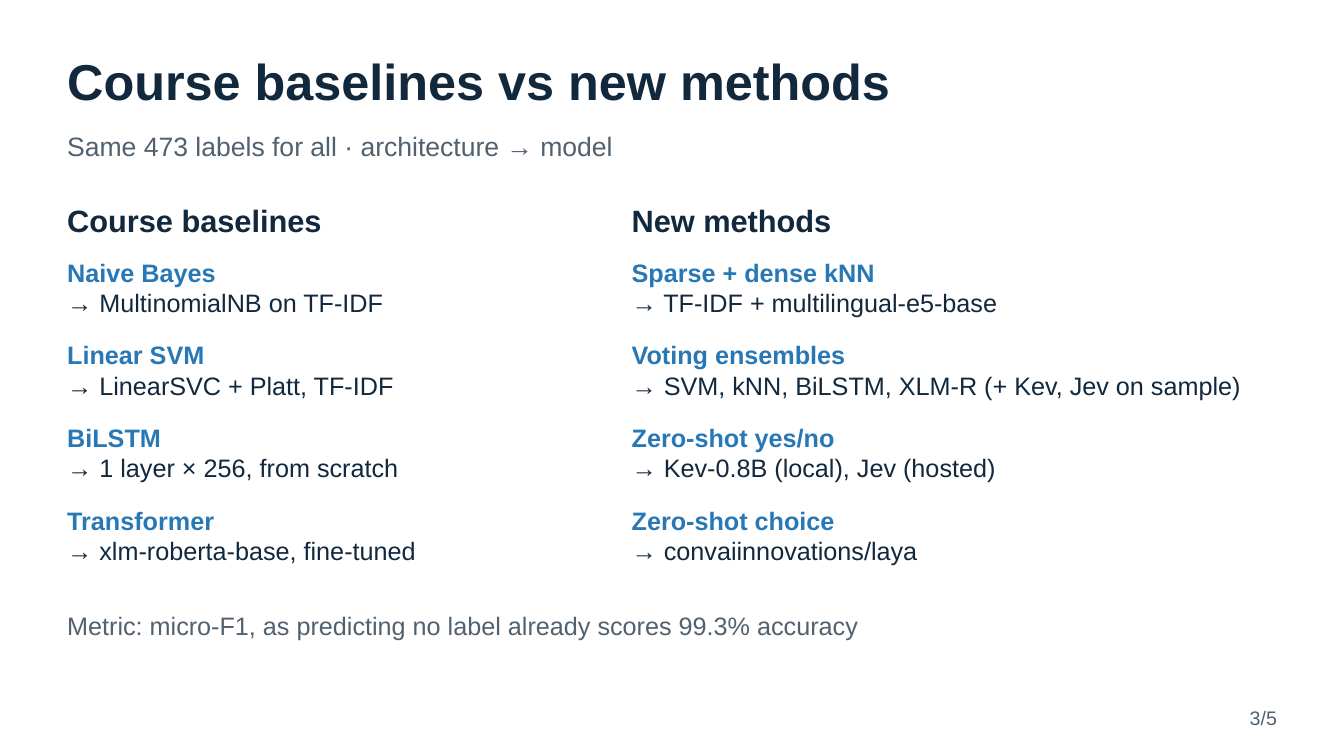
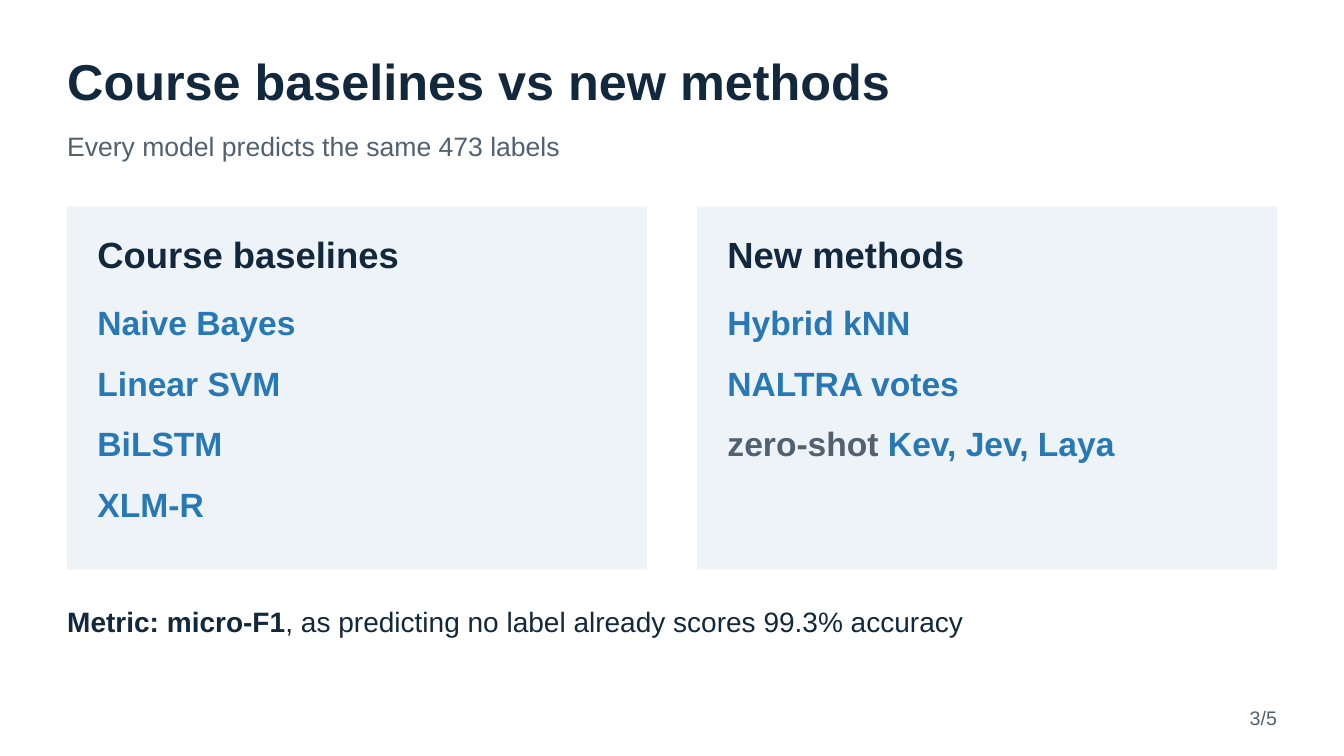
Before and after one commit to Rxd3/NALTRA, a slide deck: slide 3 of docs/presentation/NALTRA_final.pptx. Drawn at 1344x756 pixels with LibreOffice and Linux fonts; fonts in the diff are those of the drawing. Boxes give left, top, right and bottom in pixels: in the first picture for what was removed or moved away, otherwise in the second. Text is boxed around its words. In the diff, an @@ line names an element or a change of style, - is before the commit and + after.

```diff
--- a/docs/presentation/NALTRA_final.pptx
+++ b/docs/presentation/NALTRA_final.pptx
@@ text at <box>67,136,559,162</box>: text changed @@
-Same 473 labels for all · architecture → model
+Every model predicts the same 473 labels
@@ rectangle added at <box>68,207,647,570</box>, fill #EEF3F8 @@
@@ rectangle added at <box>698,207,1277,570</box>, fill #EEF3F8 @@
@@ text "Course baselines": place and size @@
-text "Course baselines" at <box>67,209,322,233</box>
+text "Course baselines" at <box>97,241,399,269</box>
@@ text "Course baselines" at <box>97,241,399,269</box>: size 22 to 26 pt @@
@@ text "New methods" at <box>727,241,964,269</box>: size 22 to 26 pt @@
@@ text "New methods": place and size @@
-text "New methods" at <box>632,209,831,233</box>
+text "New methods" at <box>727,241,964,269</box>
@@ text removed at <box>632,263,997,318</box> @@
-Sparse + dense kNN
-→ TF-IDF + multilingual-e5-base
@@ text at <box>99,293,383,313</box>: paragraph removed @@
-→ MultinomialNB on TF-IDF
@@ text "Naive Bayes" at <box>97,310,295,342</box>: size 18 to 24 pt @@
@@ text "Naive Bayes": place and size @@
-text "Naive Bayes" at <box>67,263,383,313</box>
+text "Naive Bayes" at <box>97,310,295,342</box>
@@ text added at <box>727,310,910,342</box>, 24 pt, text #2878B5, bold @@
+Hybrid kNN
@@ text removed at <box>632,345,1241,400</box> @@
-Voting ensembles
-→ SVM, kNN, BiLSTM, XLM-R (+ Kev, Jev on sample)
@@ text "Linear SVM": place and size @@
-text "Linear SVM" at <box>67,345,394,399</box>
+text "Linear SVM" at <box>97,371,281,397</box>
@@ text "Linear SVM" at <box>97,371,281,397</box>: size 18 to 24 pt @@
@@ text at <box>99,376,394,399</box>: paragraph removed @@
-→ LinearSVC + Platt, TF-IDF
@@ text added at <box>727,373,959,397</box>, 24 pt, text #2878B5, bold @@
+NALTRA votes
@@ text removed at <box>67,428,398,483</box> @@
-BiLSTM
-→ 1 layer × 256, from scratch
@@ text at <box>97,431,222,457</box>: text changed; size 18 to 24 pt; text colour #12283D to #2878B5; bold on @@
-Transformer
-→ xlm-roberta-base, fine-tuned
+BiLSTM
@@ text at <box>727,431,1115,463</box>: text changed; size 18 to 24 pt; text colour #12283D to #2878B5; bold on @@
-Zero-shot yes/no
-→ Kev-0.8B (local), Jev (hosted)
+zero-shot Kev, Jev, Laya
@@ text added at <box>97,494,203,517</box>, 24 pt, text #2878B5, bold @@
+XLM-R
@@ text removed at <box>632,511,917,566</box> @@
-Zero-shot choice
-→ convaiinnovations/laya
@@ text "Metric: micro-F1, as predicting no ..." at <box>67,611,963,637</box>: size 18 to 20 pt, text colour #516170 to #12283D; bold on in "Metric: micro-F1," @@
```
Also in this commit, not shown: 1 other slide changed, 1 slide added, 2 other files.
